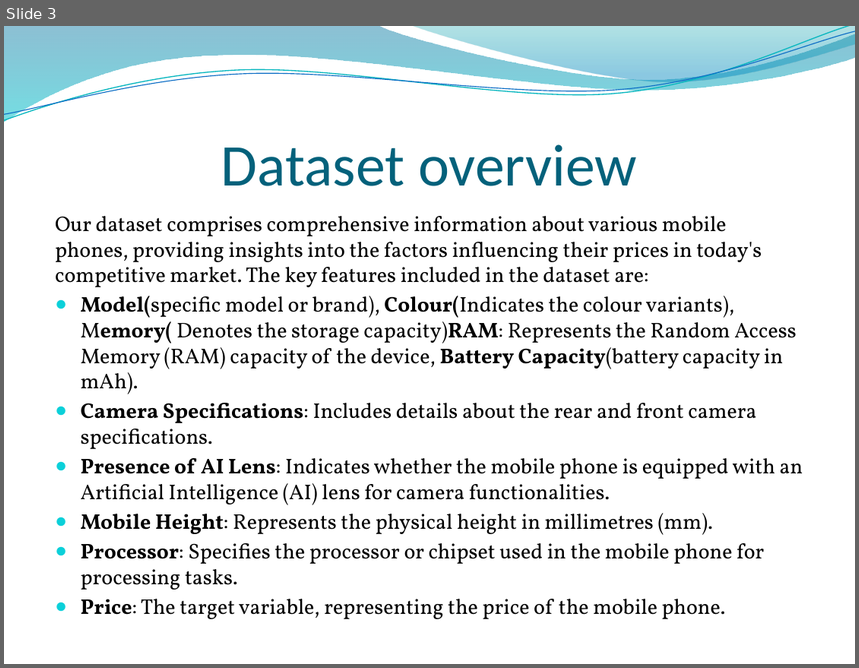
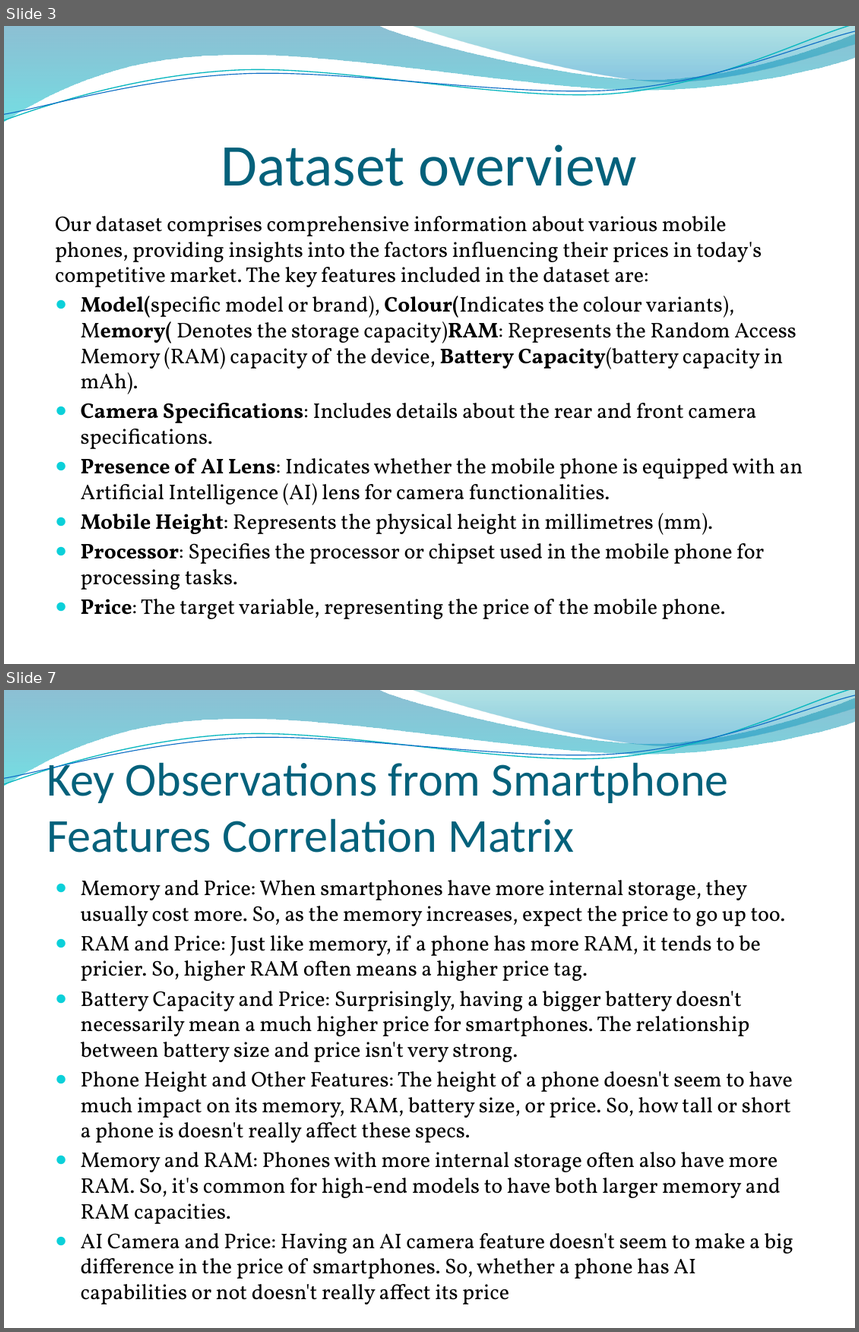
Before and after one commit to bhp001/Price-Prediction-for-Mobile-Phones, a slide deck: Price Prediction for Mobile Phones.pptx. Shown one above the other, each under a label of ours: slide 3 before the commit, slides 3 and 7 after it; the slides between them are not shown. The pictures are 859x668 and 859x1332 pixels, drawn with LibreOffice and Linux fonts; fonts in the diff are those of the drawing; background and template pictures are left out. Boxes give left, top, right and bottom in pixels: in the first picture for what was removed or moved away, otherwise in the second. Text is boxed around its words. In the diff, an @@ line names an element or a change of style, - is before the commit and + after.

Commit message:
Add files via upload
PPT of a program about mobile price predication

```diff
--- a/Price Prediction for Mobile Phones.pptx
+++ b/Price Prediction for Mobile Phones.pptx
@@ slide 7 added at [4, 690, 855, 1328], background picture (left out); not listed: 4 template elements that a slide beside it also shows @@
@@ title added at [47, 756, 729, 853], 40 pt, text #04617B @@
+Key Observations from Smartphone Features Correlation Matrix
@@ text added at [81, 880, 794, 1279], 18 pt, text #000000 @@
+● Memory and Price: When smartphones have more internal storage, they usually cost more. So, as the memory increases, expect the price to go up too.
+● RAM and Price: Just like memory, if a phone has more RAM, it tends to be pricier. So, higher RAM often means a higher price tag.
+● Battery Capacity and Price: Surprisingly, having a bigger battery doesn't necessarily mean a much higher price for smartphones. The relationship between battery size and price isn't very strong.
+● Phone Height and Other Features: The height of a phone doesn't seem to have much impact on its memory, RAM, battery size, or price. So, how tall or short a phone is doesn't really affect these specs.
+● Memory and RAM: Phones with more internal storage often also have more RAM. So, it's common for high-end models to have both larger memory and RAM capacities.
+● AI Camera and Price: Having an AI camera feature doesn't seem to make a big difference in the price of smartphones. So, whether a phone has AI capabilities or not doesn't really affect its price
```
Also in this commit, not shown: 2 slides changed, 11 other slides added.
